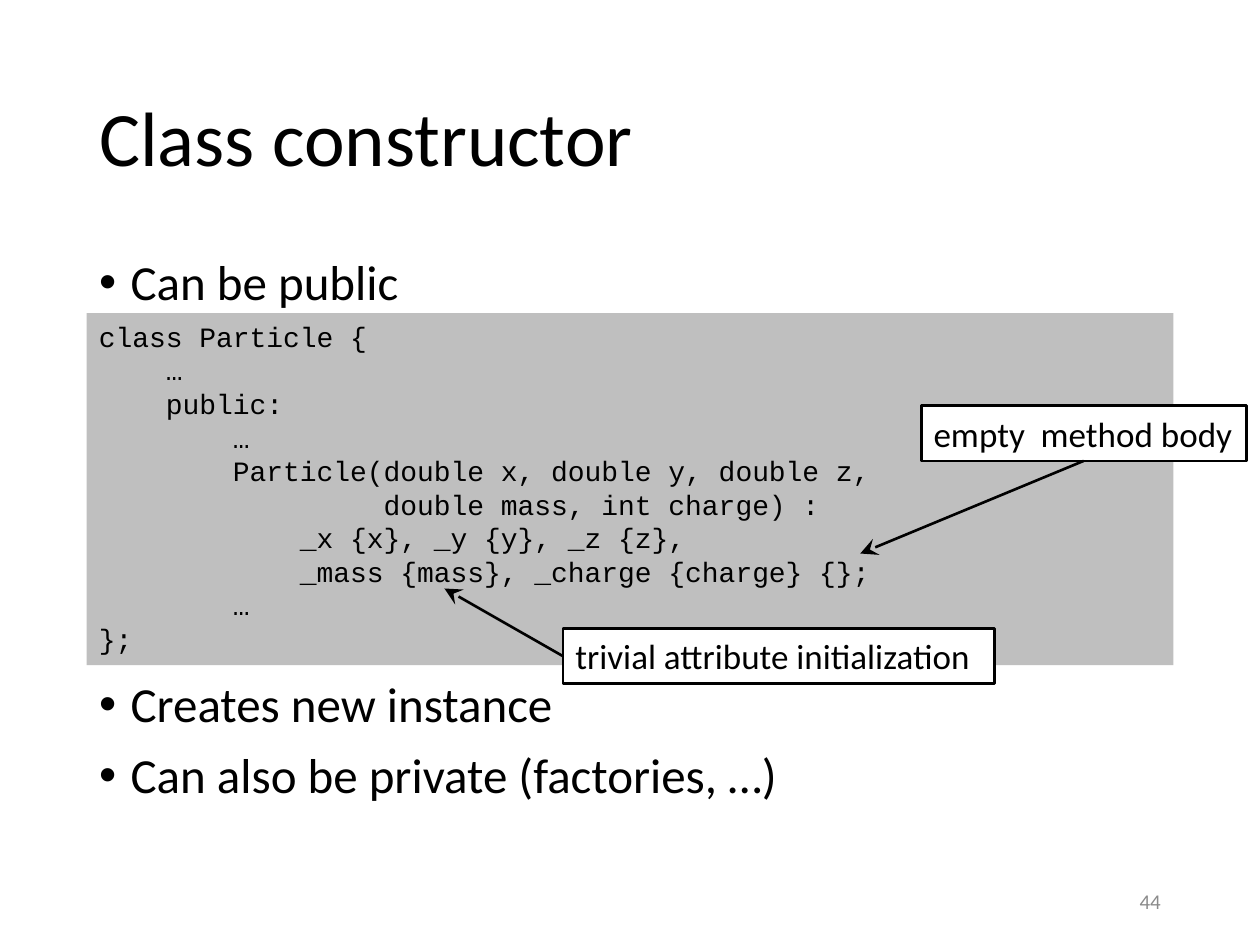
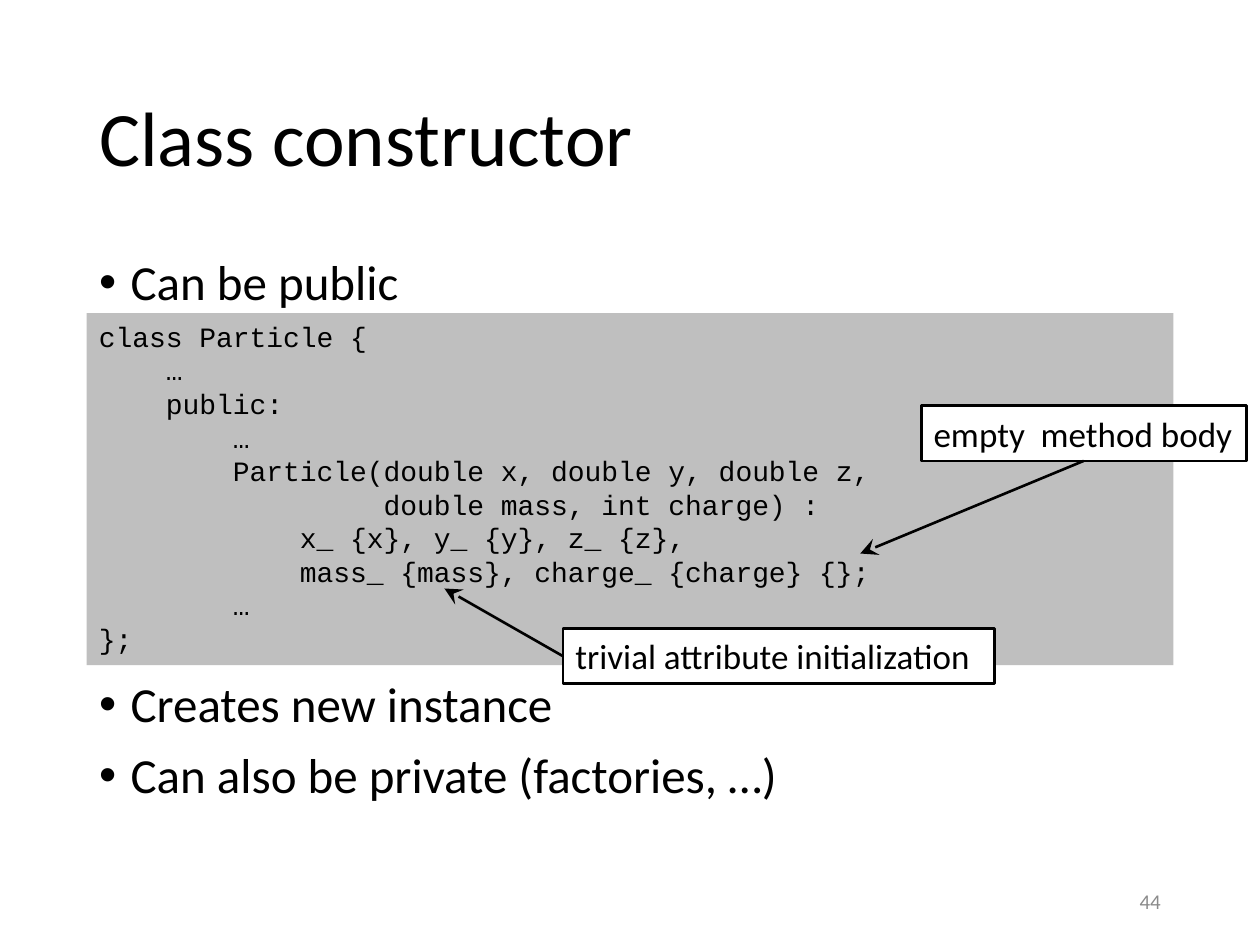
Before and after one commit to gjbex/training-material, a slide deck: slide 44 of CPlusPlus/scientific_cpp.pptx. Drawn at 1260x945 pixels with LibreOffice and Linux fonts; fonts in the diff are those of the drawing. Boxes give left, top, right and bottom in pixels: in the first picture for what was removed or moved away, otherwise in the second. Text is boxed around its words. In the diff, an @@ line names an element or a change of style, - is before the commit and + after.

Commit message:
Fix class member names

```diff
--- a/CPlusPlus/scientific_cpp.pptx
+++ b/CPlusPlus/scientific_cpp.pptx
@@ text in rectangle at (300,529,802,590): text changed @@
-_x {x}, _y {y}, _z {z},
-_mass {mass}, _charge {charge} {};
+x_ {x}, y_ {y}, z_ {z},
+mass_ {mass}, charge_ {charge} {};
```
Also in this commit, not shown: 12 other slides changed.
